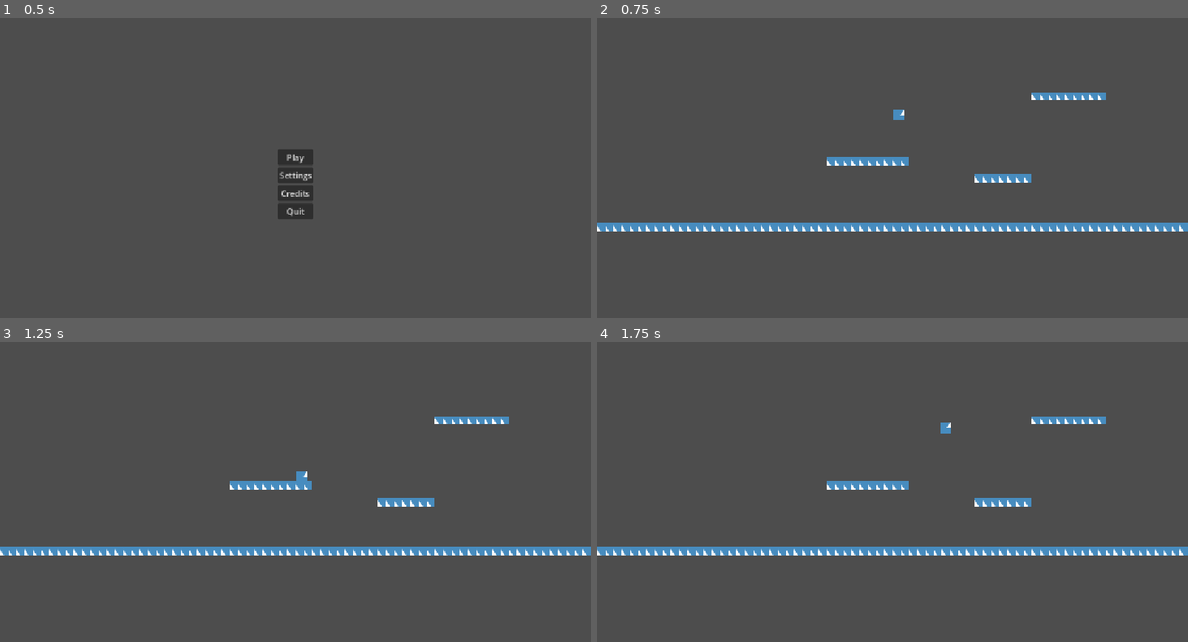
Above: before the commit, frames 1-4 (two rows, left to right).
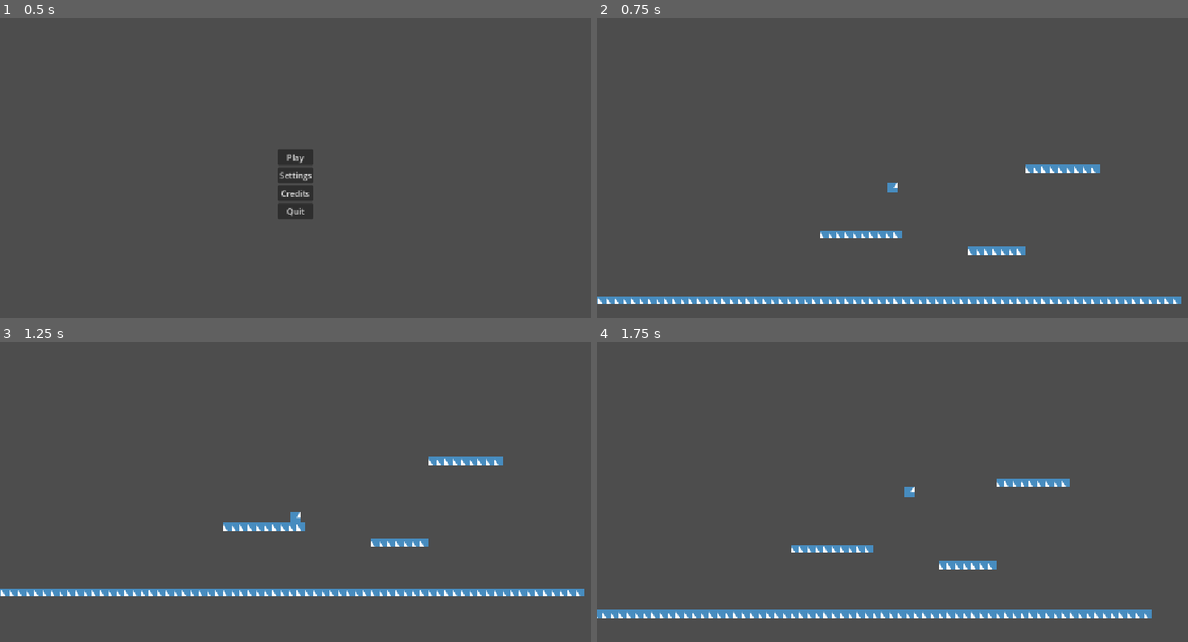
Above: after the commit, the same moments.

Repository: pixerhp/GMTK-2026
Game: Godot game, scene res://scenes/main_menu.tscn
Two runs of this game, one before a commit and one after it. Both use one fixed random seed, a clock stepped at 60 frames per second and the inputs below. The engine's default icon, where the game draws it, is replaced by a stand-in: a white triangle on a blue panel in a dark square.
Inputs:
- Up to frame 1 (0.5 s): no input
- Up to frame 2 (0.75 s): click "Play" at 0.5 s
- Up to frame 3 (1.25 s): no input
- Up to frame 4 (1.75 s): hold D (right) from 1.28 s (still down); tap Space (jump) at 1.35, 1.52 s

Frame 1 is identical in both runs. In frame 2, 7.5% of the frame differs, in the area x 0-100%, y 24-96%; in frame 3, 7.6%, in the area x 0-100%, y 24-85%; in frame 4, 7.4%.

Commit message:
Add coyote time and jump buffering

Diff:
--- a/scenes/level_one.tscn
+++ b/scenes/level_one.tscn
@@ -146,3 +146,6 @@
 
 [node name="Player" parent="." unique_id=1697917956 instance=ExtResource("2_t18mc")]
 position = Vector2(589, 180)
+
+[node name="Camera2D" type="Camera2D" parent="Player" unique_id=155360246]
+position_smoothing_enabled = true
--- a/scripts/player.gd
+++ b/scripts/player.gd
@@ -1,10 +1,25 @@
 extends CharacterBody2D
 
+@export var GRAVITY: float = 9.8
 @export var SPEED: float = 200.0
+@export var JUMP_VELOCITY: float = 300
+
+var time_since_on_floor: float = 10.0
+var time_since_pressed_jump: float = 10.0
 
 func _physics_process(delta: float) -> void:
-	velocity.y += 9.8
+	velocity.y += GRAVITY
+
+	time_since_on_floor += delta
+	if is_on_floor():
+		time_since_on_floor = 0.0
+
+	time_since_pressed_jump += delta
 	if Input.is_action_just_pressed("jump"):
-		velocity.y = -300
+		time_since_pressed_jump = 0.0
+
+	if time_since_pressed_jump < 0.1 and time_since_on_floor < 0.1:
+		velocity.y = -JUMP_VELOCITY
+
 	velocity.x = Input.get_axis("left", "right") * SPEED
 	move_and_slide()
